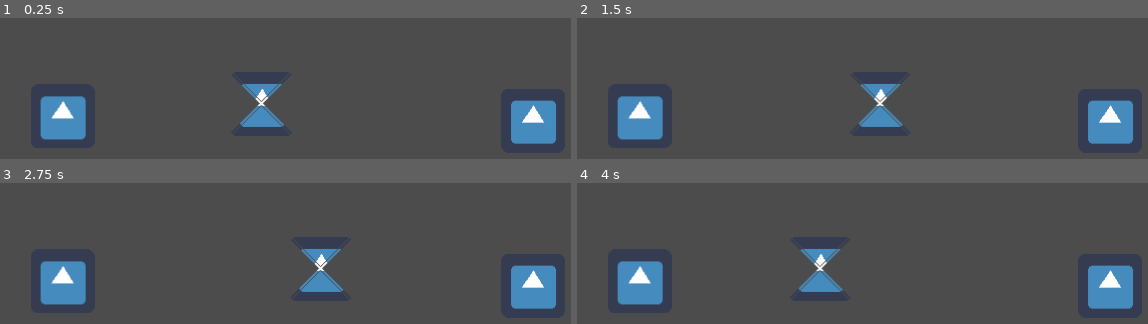
Above: before the commit, frames 1-4 (two rows, left to right).
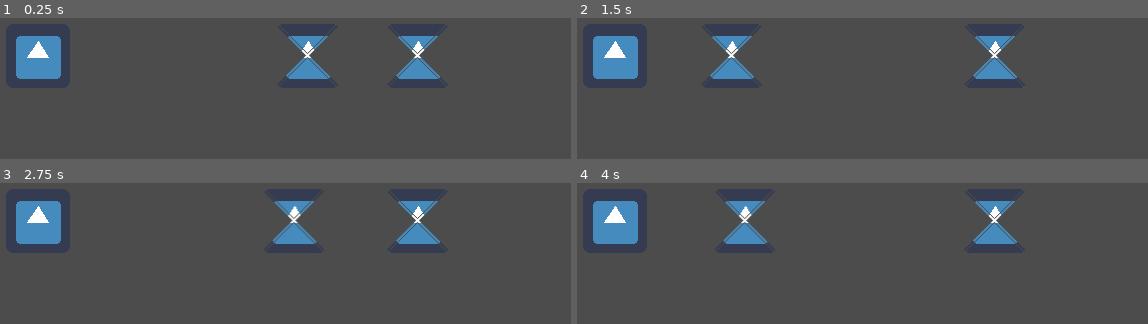
Above: after the commit, the same moments.

Repository: drautb/godot-bug-reports
Game: Godot game, scene res://Main.tscn
Two runs of this game, one before a commit and one after it. Both use one fixed random seed, a clock stepped at 60 frames per second and the inputs below. The engine's default icon, where the game draws it, is replaced by a stand-in: a white triangle on a blue panel in a dark square.
Inputs:
- Up to frame 1 (0.25 s): no input
- Up to frame 2 (1.5 s): no input
- Up to frame 3 (2.75 s): no input
- Up to frame 4 (4 s): no input

The runs differ from the first frame. In frame 1, 11% of the frame differs, in the area x 2-98%, y 12-90%; in frame 2, 11%; in frame 3, 11%; in frame 4, 11%.

Commit message:
Reproduce light mask flickering
It only happens when both colliding entities have a light mask. If only
one does, there is no flicker.

Diff:
--- a/light-mask-collision-flicker/KinematicBody2D.gd
+++ b/light-mask-collision-flicker/KinematicBody2D.gd
@@ -5,7 +5,7 @@
 
 
 func _physics_process(delta):
-  var collision = move_and_collide(direction * delta * 300)
+  var collision = move_and_collide(direction * delta * 200)
 
   if collision:
     direction = -direction
--- a/light-mask-collision-flicker/Main.tscn
+++ b/light-mask-collision-flicker/Main.tscn
@@ -7,54 +7,55 @@
 [sub_resource type="RectangleShape2D" id=1]
 extents = Vector2( 31.5, 32.5 )
 
-[sub_resource type="RectangleShape2D" id=2]
-extents = Vector2( 32.3906, 31.6439 )
-
 [node name="Main" type="Node2D"]
 
 [node name="KinematicBody2D" type="KinematicBody2D" parent="."]
-position = Vector2( 198.828, 237.934 )
+position = Vector2( 270, 190 )
 script = ExtResource( 3 )
 
 [node name="Sprite" type="Sprite" parent="KinematicBody2D"]
 light_mask = 2
 texture = ExtResource( 1 )
-__meta__ = {
-"_edit_lock_": true
-}
 
 [node name="CollisionShape2D" type="CollisionShape2D" parent="KinematicBody2D"]
 shape = SubResource( 1 )
-__meta__ = {
-"_edit_lock_": true
-}
 
 [node name="Light2D" type="Light2D" parent="KinematicBody2D"]
+light_mask = 2
+position = Vector2( -7.62939e-06, 3.8147e-06 )
 texture = ExtResource( 2 )
 mode = 3
 range_item_cull_mask = 2
-__meta__ = {
-"_edit_lock_": true
-}
 
-[node name="KinematicBody2D1" type="KinematicBody2D" parent="."]
-position = Vector2( 46.0346, 122.23 )
+[node name="KinematicBody2D2" type="KinematicBody2D" parent="."]
+position = Vector2( 50, 190 )
 
-[node name="CollisionShape2D" type="CollisionShape2D" parent="KinematicBody2D1"]
-position = Vector2( 28.0665, 129.041 )
-shape = SubResource( 2 )
-
-[node name="Sprite" type="Sprite" parent="KinematicBody2D1"]
-position = Vector2( 28.6055, 128.195 )
+[node name="Sprite" type="Sprite" parent="KinematicBody2D2"]
+light_mask = 2
 texture = ExtResource( 1 )
 
-[node name="KinematicBody2D2" type="KinematicBody2D" parent="."]
-position = Vector2( 46.0346, 122.23 )
+[node name="CollisionShape2D" type="CollisionShape2D" parent="KinematicBody2D2"]
+shape = SubResource( 1 )
 
-[node name="CollisionShape2D" type="CollisionShape2D" parent="KinematicBody2D2"]
-position = Vector2( 498.468, 133.279 )
-shape = SubResource( 2 )
+[node name="Light2D" type="Light2D" parent="KinematicBody2D2"]
+visible = false
+light_mask = 2
+texture = ExtResource( 2 )
+mode = 3
+range_item_cull_mask = 2
 
-[node name="Sprite" type="Sprite" parent="KinematicBody2D2"]
-position = Vector2( 499.007, 132.433 )
+[node name="KinematicBody2D3" type="KinematicBody2D" parent="."]
+position = Vector2( 430, 190 )
+
+[node name="Sprite" type="Sprite" parent="KinematicBody2D3"]
+light_mask = 2
 texture = ExtResource( 1 )
+
+[node name="CollisionShape2D" type="CollisionShape2D" parent="KinematicBody2D3"]
+shape = SubResource( 1 )
+
+[node name="Light2D" type="Light2D" parent="KinematicBody2D3"]
+light_mask = 2
+texture = ExtResource( 2 )
+mode = 3
+range_item_cull_mask = 2
Not shown: 1 places in light-mask-collision-flicker/Main.tscn that only renumber resources
